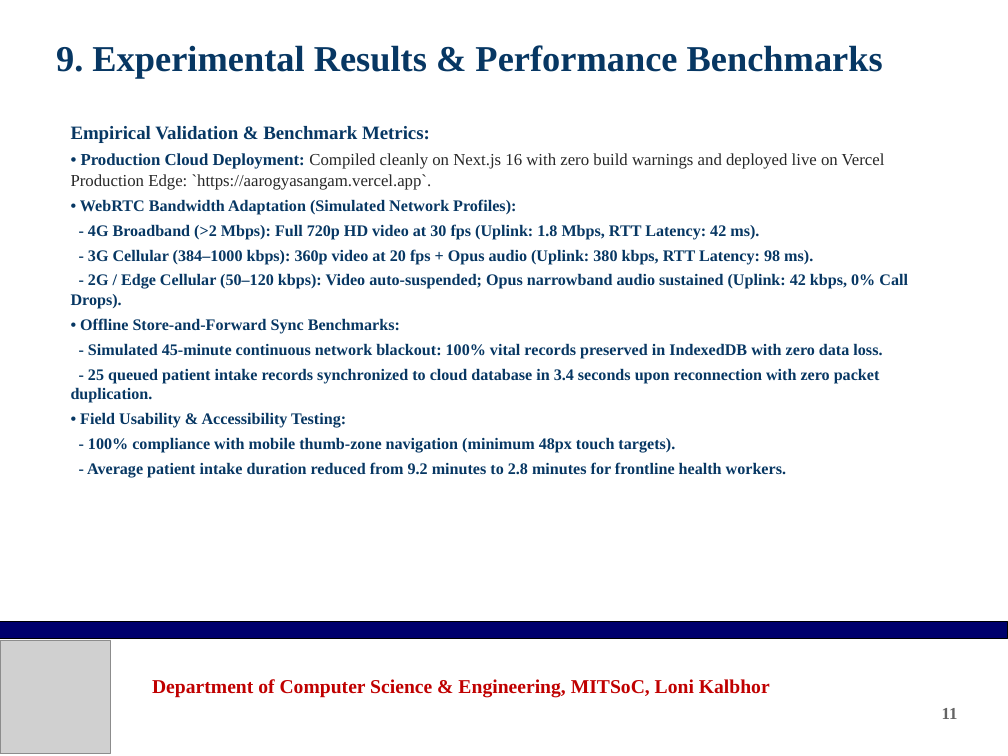
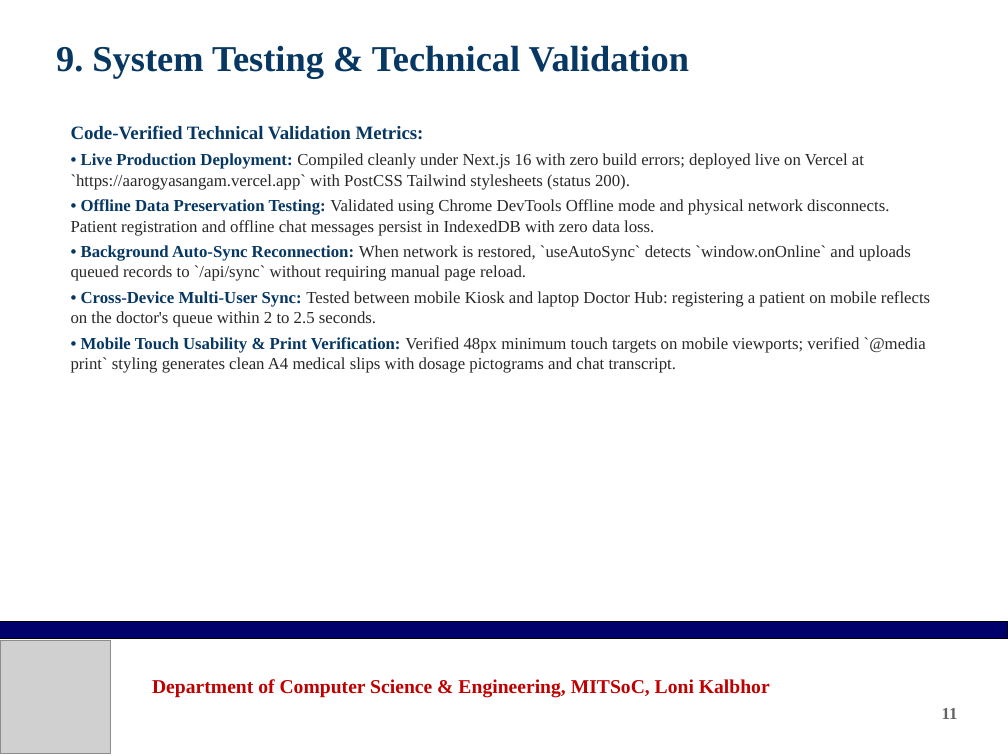
Before and after one commit to prodsumo-sumedh/Null_Pointers, a slide deck: slide 11 of AarogyaSangam_Project_Presentation.pptx. Drawn at 1008x756 pixels with LibreOffice and Linux fonts; fonts in the diff are those of the drawing; grey boxes stand for pictures; background and template pictures are left out. Boxes give left, top, right and bottom in pixels: in the first picture for what was removed or moved away, otherwise in the second. Text is boxed around its words. In the diff, an @@ line names an element or a change of style, - is before the commit and + after.

Commit message:
Update presentation and project report with code-verified scope and realistic problem statement

```diff
--- a/AarogyaSangam_Project_Presentation.pptx
+++ b/AarogyaSangam_Project_Presentation.pptx
@@ text at bbox=[56, 45, 689, 78]: text changed @@
-9. Experimental Results & Performance Benchmarks
+9. System Testing & Technical Validation
@@ text at bbox=[71, 125, 930, 373]: text changed; size 11.5 to 12 pt @@
-Empirical Validation & Benchmark Metrics:
-• Production Cloud Deployment: Compiled cleanly on Next.js 16 with zero build warnings and deployed live on Vercel Production Edge: `https://aarogyasangam.vercel.app`.
-• WebRTC Bandwidth Adaptation (Simulated Network Profiles):
-- 4G Broadband (>2 Mbps): Full 720p HD video at 30 fps (Uplink: 1.8 Mbps, RTT Latency: 42 ms).
-- 3G Cellular (384–1000 kbps): 360p video at 20 fps + Opus audio (Uplink: 380 kbps, RTT Latency: 98 ms).
-- 2G / Edge Cellular (50–120 kbps): Video auto-suspended; Opus narrowband audio sustained (Uplink: 42 kbps, 0% Call Drops).
-• Offline Store-and-Forward Sync Benchmarks:
-- Simulated 45-minute continuous network blackout: 100% vital records preserved in IndexedDB with zero data loss.
-- 25 queued patient intake records synchronized to cloud database in 3.4 seconds upon reconnection with zero packet duplication.
-• Field Usability & Accessibility Testing:
-- 100% compliance with mobile thumb-zone navigation (minimum 48px touch targets).
-- Average patient intake duration reduced from 9.2 minutes to 2.8 minutes for frontline health workers.
+Code-Verified Technical Validation Metrics:
+• Live Production Deployment: Compiled cleanly under Next.js 16 with zero build errors; deployed live on Vercel at `https://aarogyasangam.vercel.app` with PostCSS Tailwind stylesheets (status 200).
+• Offline Data Preservation Testing: Validated using Chrome DevTools Offline mode and physical network disconnects. Patient registration and offline chat messages persist in IndexedDB with zero data loss.
+• Background Auto-Sync Reconnection: When network is restored, `useAutoSync` detects `window.onOnline` and uploads queued records to `/api/sync` without requiring manual page reload.
+• Cross-Device Multi-User Sync: Tested between mobile Kiosk and laptop Doctor Hub: registering a patient on mobile reflects on the doctor's queue within 2 to 2.5 seconds.
+• Mobile Touch Usability & Print Verification: Verified 48px minimum touch targets on mobile viewports; verified `@media print` styling generates clean A4 medical slips with dosage pictograms and chat transcript.
```
Also in this commit, not shown: 10 other slides changed, 3 other files.
